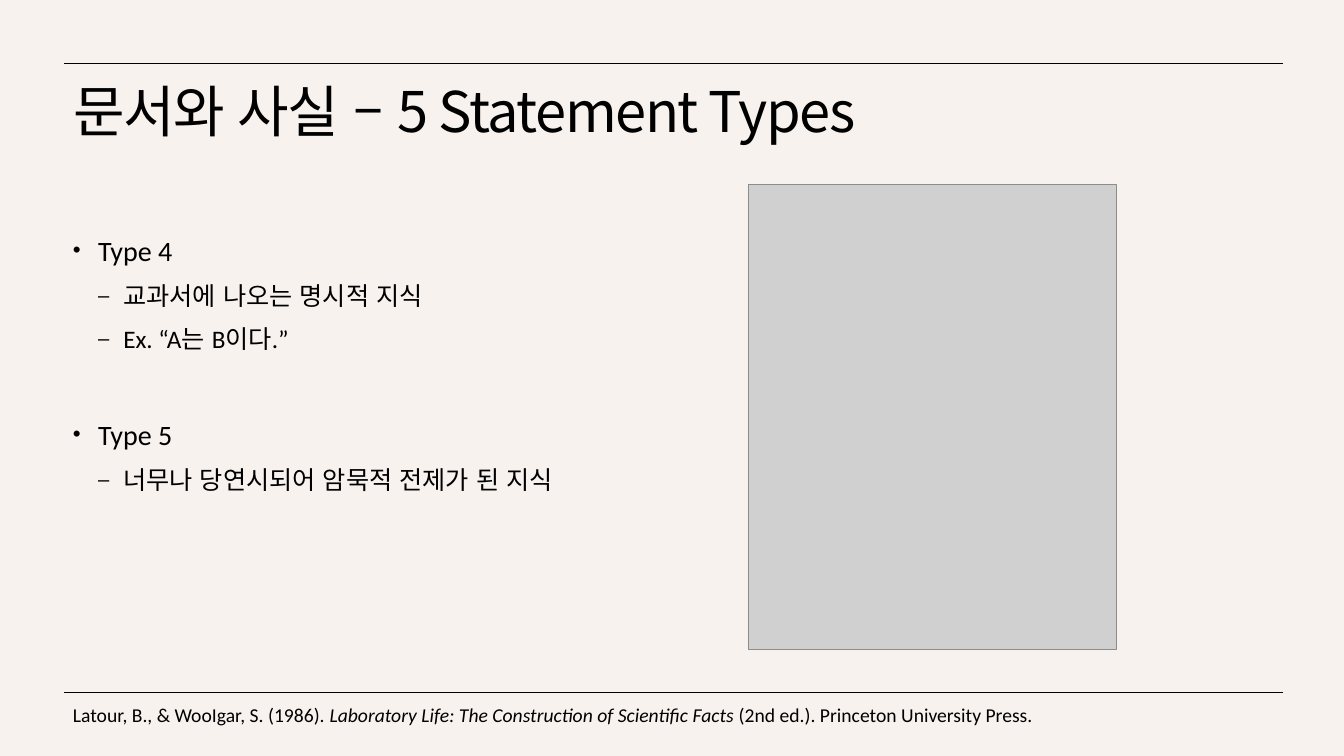
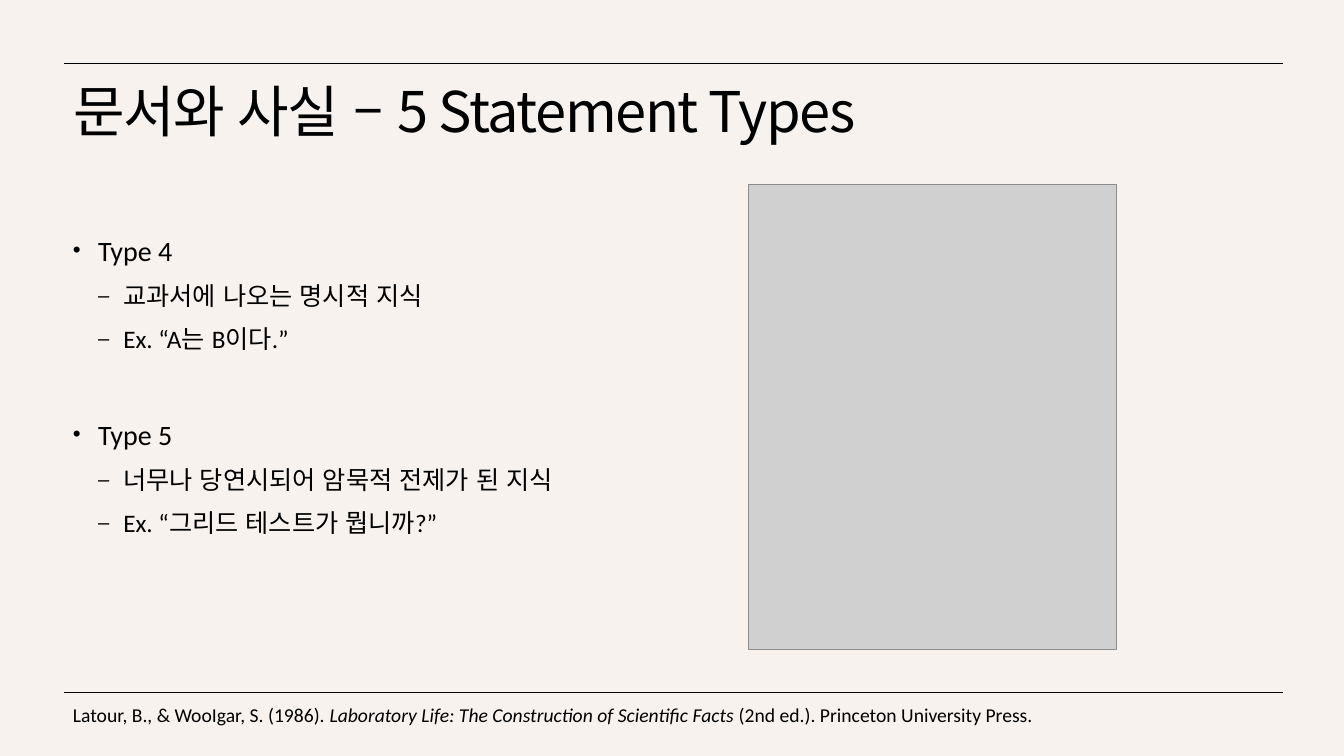
Before and after one commit to SongJongbeen/26-1, a slide deck: slide 11 of sos672/wk11_0514/발제/11주차 발제.pptx (slide 9 before the commit). Drawn at 1344x756 pixels with LibreOffice and Linux fonts; fonts in the diff are those of the drawing; grey boxes stand for pictures. Boxes give left, top, right and bottom in pixels: in the first picture for what was removed or moved away, otherwise in the second. Text is boxed around its words. In the diff, an @@ line names an element or a change of style, - is before the commit and + after.

```diff
--- a/sos672/wk11_0514/발제/11주차 발제.pptx
+++ b/sos672/wk11_0514/발제/11주차 발제.pptx
@@ text at <box>123,511,437,534</box>: paragraph added @@
+  – Ex. “그리드 테스트가 뭡니까?”
```
Also in this commit, not shown: 1 other slide changed, 3 slides added, 3 other files.
